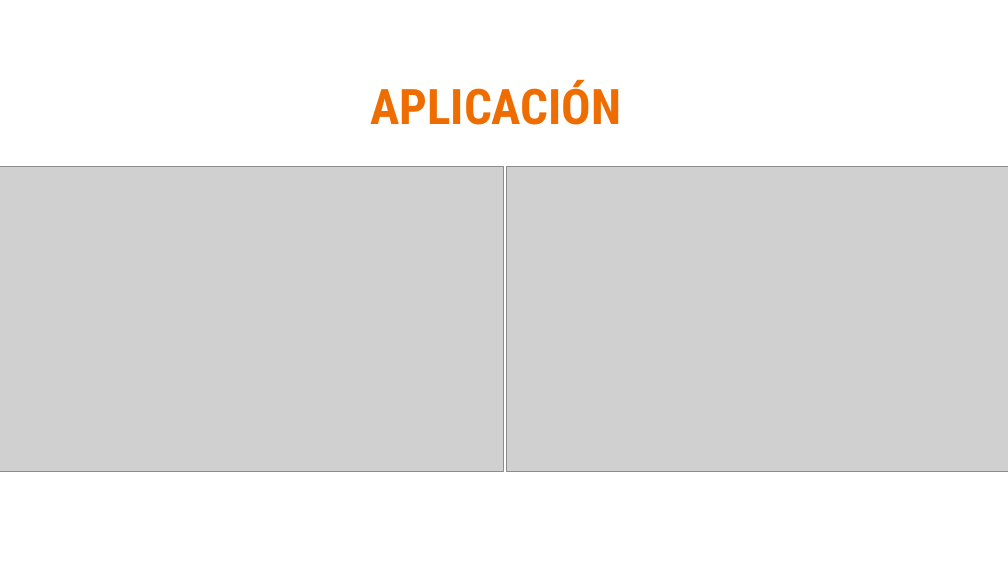
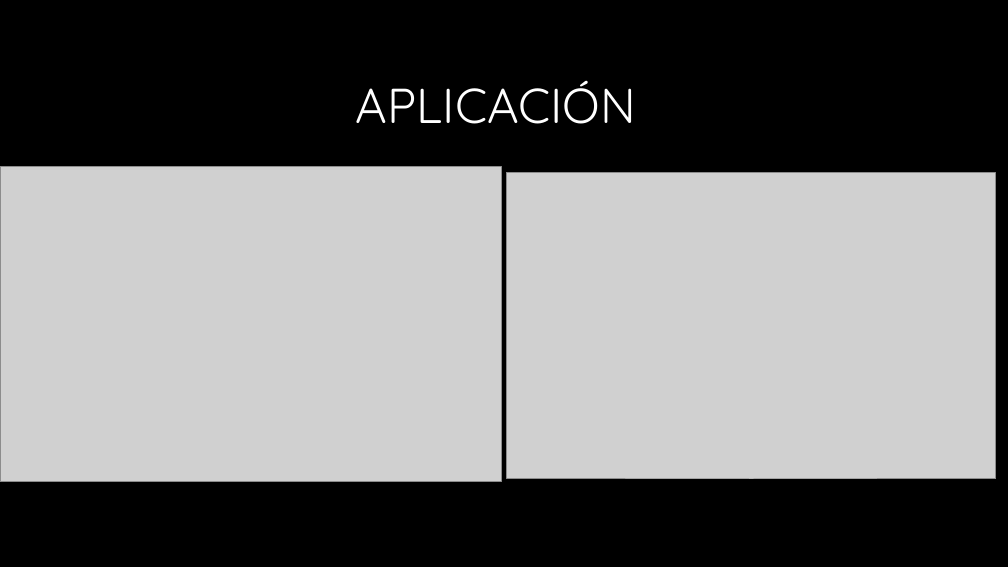
Before and after one commit to Catalfa/Recommandation_system, a slide deck: slide 9 of presentation/presentacion.pptx (slide 10 before the commit). Drawn at 1008x567 pixels with LibreOffice and Linux fonts; fonts in the diff are those of the drawing; grey boxes stand for pictures; background and template pictures are left out. Boxes give left, top, right and bottom in pixels: in the first picture for what was removed or moved away, otherwise in the second. Text is boxed around its words. In the diff, an @@ line names an element or a change of style, - is before the commit and + after.

```diff
--- a/presentation/presentacion.pptx
+++ b/presentation/presentacion.pptx
@@ background #FFFFFF to #000000 @@
@@ title "APLICACIÓN" at bbox=[356, 80, 636, 124]: font Roboto Condensed to Quicksand, text colour #EF6C00 to #FFFFFF, bold off; line spacing 1 to 0.9 @@
@@ picture: place and size @@
-picture at bbox=[0, 166, 504, 471]
+picture at bbox=[0, 166, 501, 482]
@@ picture: place and size @@
-picture at bbox=[507, 166, 1008, 471]
+picture at bbox=[507, 172, 996, 479]
```
Also in this commit, not shown: 13 other slides changed, 1 slide removed, 26 other files.
